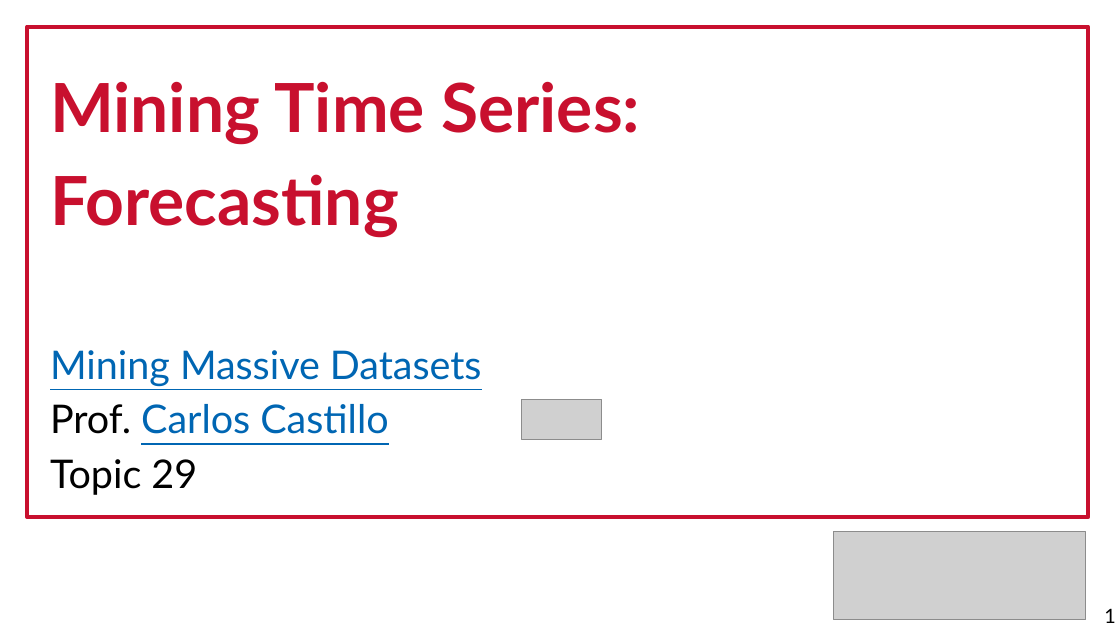
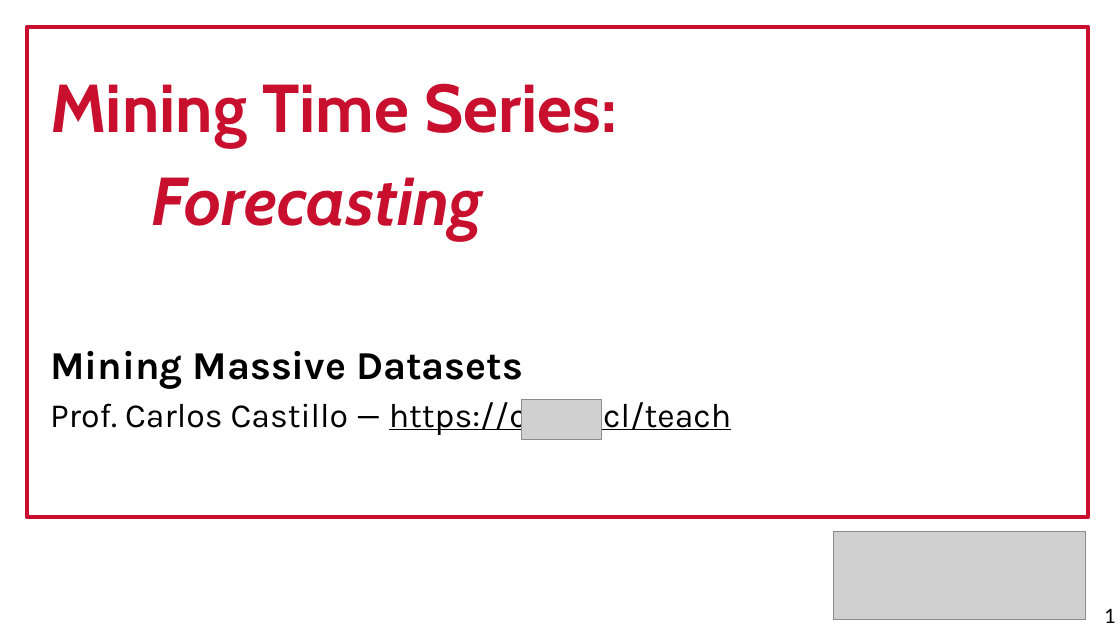
Before and after one commit to chatox/data-mining-course, a slide deck: slide 1 of theory/odp/tt29_forecasting.odp. Drawn at 1120x630 pixels with LibreOffice and Linux fonts; fonts in the diff are those of the drawing; grey boxes stand for pictures. Boxes give left, top, right and bottom in pixels: in the first picture for what was removed or moved away, otherwise in the second. Text is boxed around its words. In the diff, an @@ line names an element or a change of style, - is before the commit and + after.

```diff
--- a/theory/odp/tt29_forecasting.odp
+++ b/theory/odp/tt29_forecasting.odp
@@ text at (x1=50, y1=83, x2=617, y2=389): font Lato to Cabin in "Mining Time Series:", "Forecasting"; italic on in "Forecasting"; font Lato to Karla, text colour #0066B3 to #000000, bold on, underline off in "Mining Massive Datasets" @@
@@ text at (x1=50, y1=399, x2=731, y2=435): text changed; size 28 to 24 pt; font Lato to Karla; text colour #0066B3 to #000000 @@
-Prof. Carlos Castillo
-Topic 29
+Prof. Carlos Castillo — https://chato.cl/teach
```
Also in this commit, not shown: 26 other slides changed, 48 other files.
